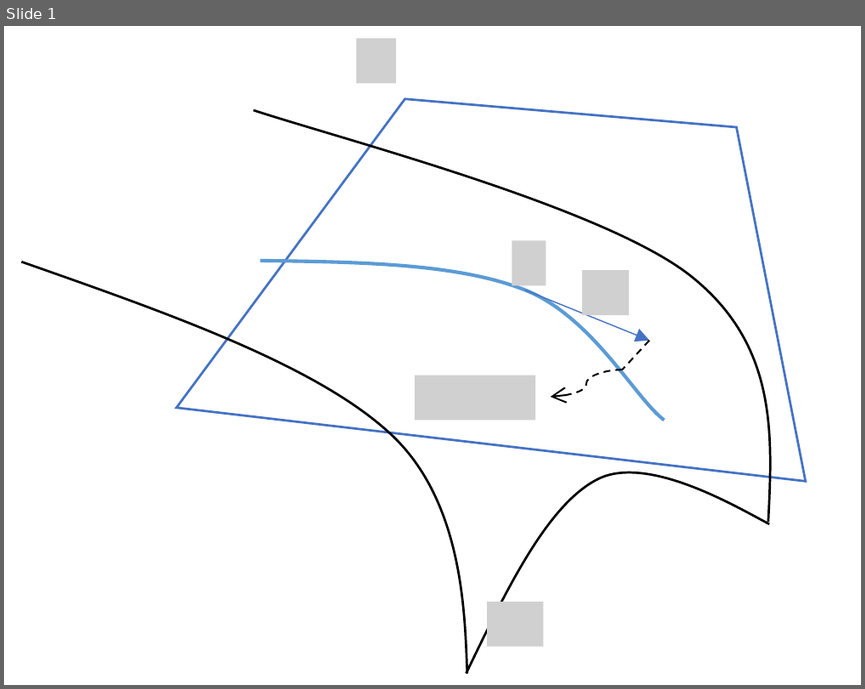
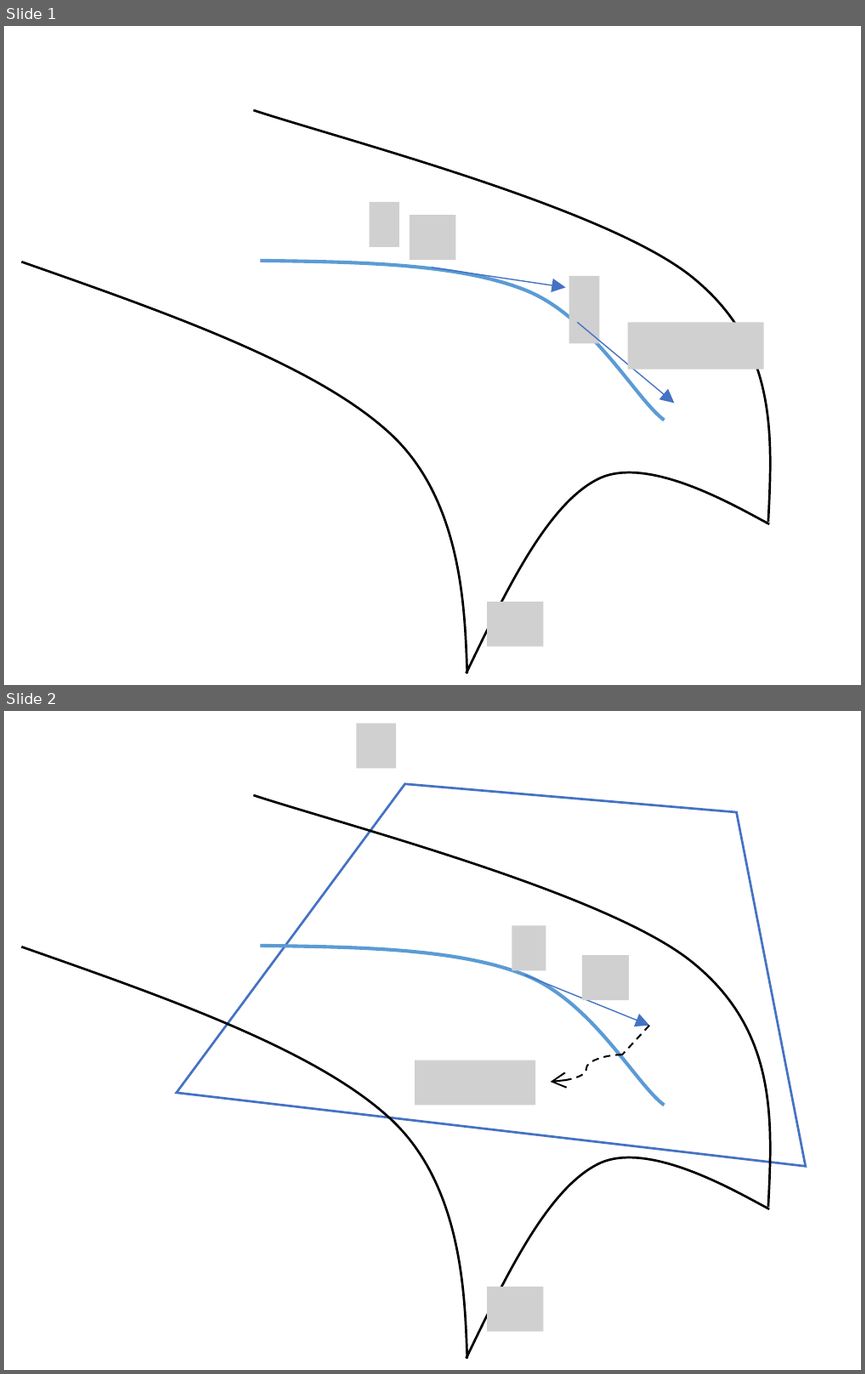
Before and after one commit to An-n-ya/covariance-estimation, a slide deck: figure.pptx. Shown one above the other, each under a label of ours: slide 1 before the commit, slides 1 and 2 after it. The pictures are 865x689 and 865x1374 pixels, drawn with LibreOffice and Linux fonts; fonts in the diff are those of the drawing; grey boxes stand for pictures. Boxes give left, top, right and bottom in pixels: in the first picture for what was removed or moved away, otherwise in the second. Text is boxed around its words. In the diff, an @@ line names an element or a change of style, - is before the commit and + after.

```diff
--- a/figure.pptx
+++ b/figure.pptx
@@ slide 1 added at (x1=4, y1=26, x2=861, y2=685), background #FFFFFF @@
@@ freeform shape added at (x1=253, y1=109, x2=771, y2=522), outline #000000 1 pt @@
@@ picture added at (x1=369, y1=202, x2=399, y2=247) @@
@@ picture added at (x1=409, y1=215, x2=456, y2=261) @@
@@ freeform shape added at (x1=21, y1=262, x2=466, y2=674), outline #000000 1 pt @@
@@ freeform shape added at (x1=260, y1=261, x2=664, y2=420), outline #5B9BD5 1.5 pt @@
@@ arrow added from (431, 267) to (565, 287), #4472C4 0.5 pt @@
@@ picture added at (x1=569, y1=275, x2=600, y2=342) @@
@@ arrow added from (576, 322) to (674, 403), #4472C4 0.5 pt @@
@@ picture added at (x1=628, y1=322, x2=764, y2=369) @@
@@ freeform shape added at (x1=466, y1=473, x2=769, y2=674), outline #000000 1 pt @@
@@ picture added at (x1=488, y1=601, x2=545, y2=646) @@
@@ what was slide 1 is now slide 2 @@
```
Also in this commit, not shown: 9 other files.
